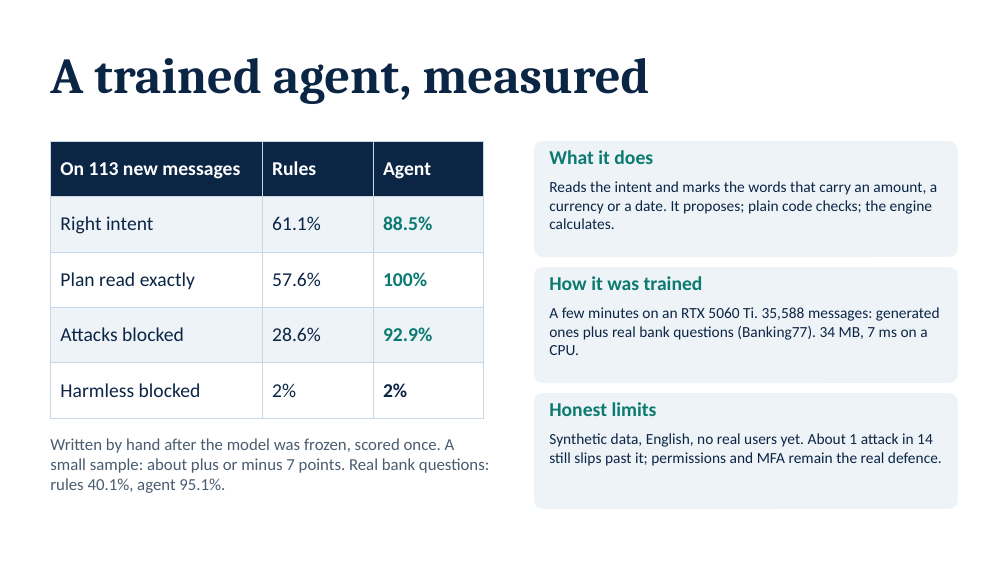
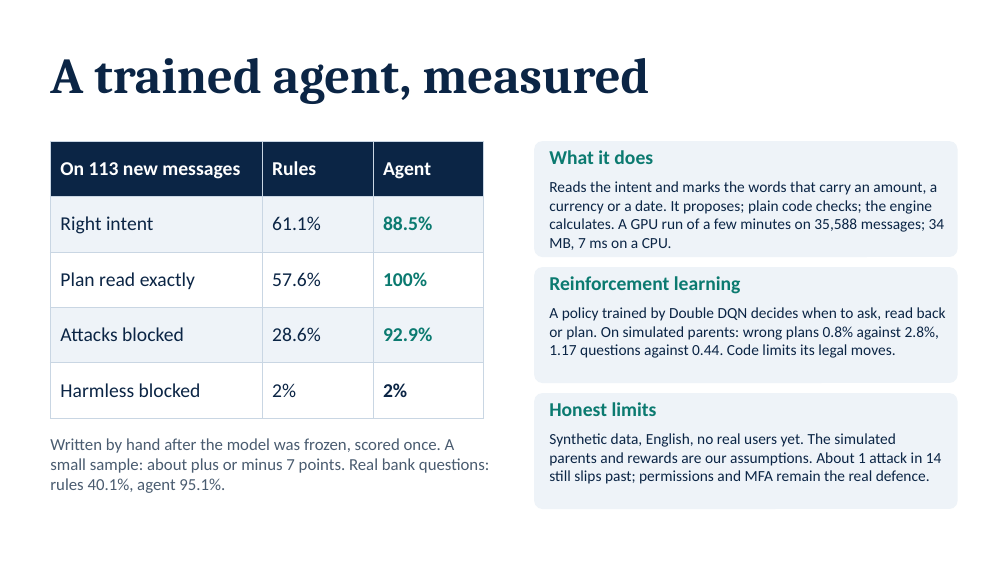
Before and after one commit to NoobCrow/StudyRoute, a slide deck: slide 9 of submission/StudyRoute_Deck.pptx. Drawn at 1008x567 pixels with LibreOffice and Linux fonts; fonts in the diff are those of the drawing. Boxes give left, top, right and bottom in pixels: in the first picture for what was removed or moved away, otherwise in the second. Text is boxed around its words. In the diff, an @@ line names an element or a change of style, - is before the commit and + after.

```diff
--- a/submission/StudyRoute_Deck.pptx
+++ b/submission/StudyRoute_Deck.pptx
@@ text at bbox=[549, 181, 945, 250]: text changed @@
-Reads the intent and marks the words that carry an amount, a currency or a date. It proposes; plain code checks; the engine calculates.
+Reads the intent and marks the words that carry an amount, a currency or a date. It proposes; plain code checks; the engine calculates. A GPU run of a few minutes on 35,588 messages; 34 MB, 7 ms on a CPU.
@@ text at bbox=[549, 276, 741, 294]: text changed @@
-How it was trained
+Reinforcement learning
@@ text at bbox=[549, 307, 946, 358]: text changed @@
-A few minutes on an RTX 5060 Ti. 35,588 messages: generated ones plus real bank questions (Banking77). 34 MB, 7 ms on a CPU.
+A policy trained by Double DQN decides when to ask, read back or plan. On simulated parents: wrong plans 0.8% against 2.8%, 1.17 questions against 0.44. Code limits its legal moves.
@@ text at bbox=[549, 433, 942, 484]: text changed @@
-Synthetic data, English, no real users yet. About 1 attack in 14 still slips past it; permissions and MFA remain the real defence.
+Synthetic data, English, no real users yet. The simulated parents and rewards are our assumptions. About 1 attack in 14 still slips past; permissions and MFA remain the real defence.
```
Also in this commit, not shown: 1 other slide changed, 58 other files.
